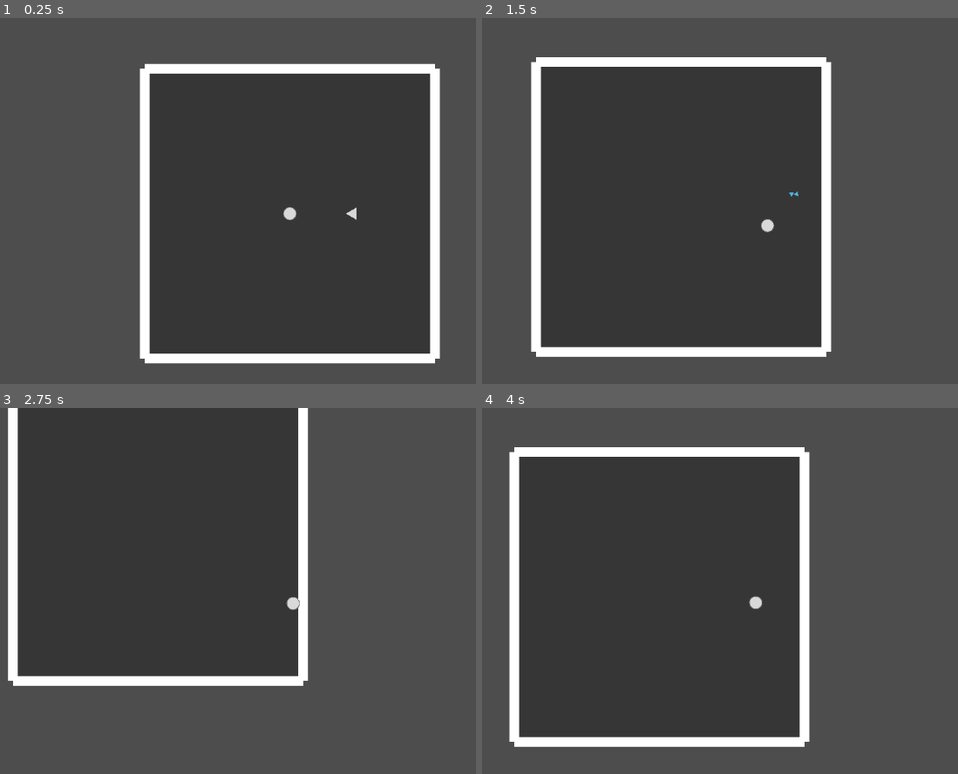
Above: before the commit, frames 1-4 (two rows, left to right).
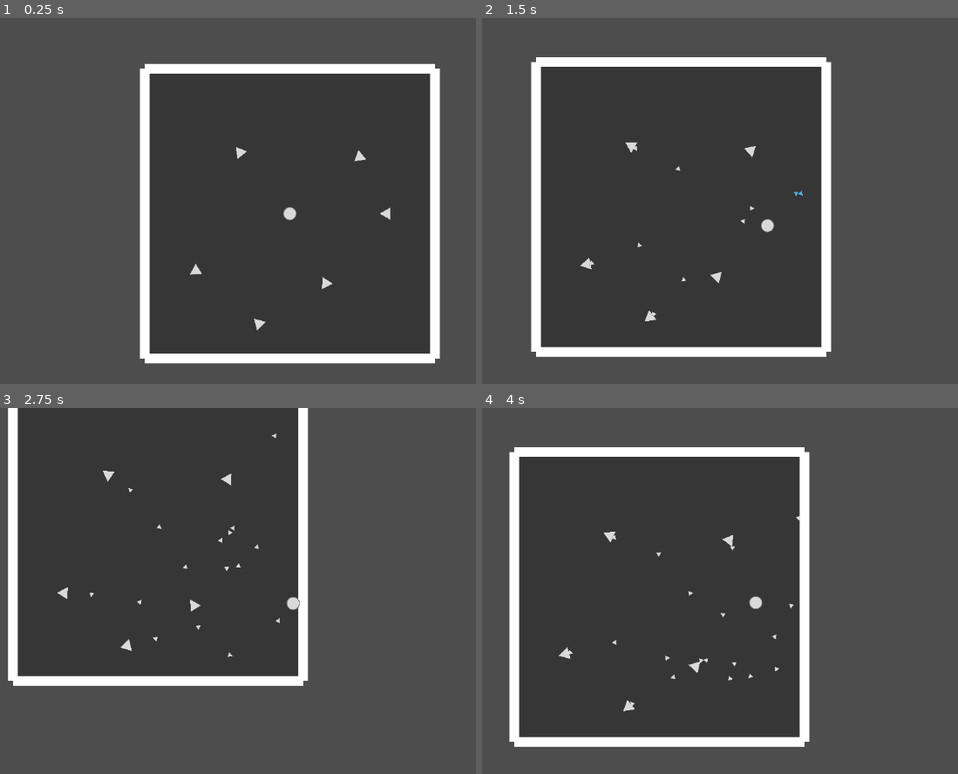
Above: after the commit, the same moments.

Repository: doanryderrhythm/thesis-1-vng-game
Game: Godot game, scene res://scenes/test/player_test_0.tscn
The game is run twice, just before and just after one commit, with the same random seed, the same clock (stepped at 60 frames per second) and the same inputs.
Inputs (mouse positions are in pixels of both pictures, inside the frame that each line leads up to):
- Up to frame 1 (0.25 s): no input
- Up to frame 2 (1.5 s): tap Enter at 0.5 s; move the mouse to (924, 193) at 0.52 s; hold Right (right) 0.53-1.28 s; tap Space (dash) at 0.6, 1.35 s; click (924, 193) at 0.67 s; move the mouse to (634, 233) at 1.27 s; hold Down (down) from 1.28 s (still down)
- Up to frame 3 (2.75 s): move the mouse to (361, 517) at 2.02 s; release Down (down) at 2.03 s; hold Right (right) from 2.03 s (still down); tap Space (dash) at 2.1 s
- Up to frame 4 (4 s): move the mouse to (739, 682) at 2.77 s; release Right (right) at 2.78 s; hold Up (up) 2.78-3.53 s; tap Space (dash) at 2.85, 3.6 s; click (739, 682) at 2.92 s; move the mouse to (outside the picture) at 3.52 s; hold Left (left) from 3.53 s (still down)

The runs differ from the first frame. In frame 1, 0.3% of the frame differs, in the area x 39-83%, y 35-86%; in frame 2, 0.3%; in frame 3, 0.3%; in frame 4, 0.4%, in the area x 16-67%, y 29-83%.

Commit message:
Fix the logic so that no errors can be made, made a few bullet and enemy resources

Diff:
--- a/untitled-thesis-1-game/resources/bullets/bullet_triangle_1-1.tres
+++ b/untitled-thesis-1-game/resources/bullets/bullet_triangle_1-1.tres
@@ -6,7 +6,7 @@
 [resource]
 script = ExtResource("1_fq1na")
 texture = ExtResource("2_i8kl6")
-min_speed = 800.0
-max_speed = 900.0
+min_speed = 850.0
+max_speed = 950.0
 damage = 10.0
 metadata/_custom_type_script = "uid://f5tg3n012yi5"
--- /dev/null
+++ b/untitled-thesis-1-game/resources/bullets/bullet_triangle_1-2.tres
@@ -0,0 +1,12 @@
+[gd_resource type="Resource" script_class="BulletStats" format=3 uid="uid://p672y4n6imfd"]
+
+[ext_resource type="Script" uid="uid://f5tg3n012yi5" path="res://scripts/resources/resource_bullet.gd" id="1_id4e8"]
+[ext_resource type="Texture2D" uid="uid://dq7x6t8bo321a" path="res://sprites/bullets/bullet_triangle.png" id="2_te4ph"]
+
+[resource]
+script = ExtResource("1_id4e8")
+texture = ExtResource("2_te4ph")
+min_speed = 800.0
+max_speed = 900.0
+damage = 10.0
+metadata/_custom_type_script = "uid://f5tg3n012yi5"
--- a/untitled-thesis-1-game/scenes/enemies/static_enemy.tscn
+++ b/untitled-thesis-1-game/scenes/enemies/base_enemy.tscn
@@ -2,8 +2,7 @@
 
 [ext_resource type="Script" uid="uid://fxnhc4smsj41" path="res://scripts/enemies/base_enemy.gd" id="1_gbcqu"]
 [ext_resource type="Texture2D" uid="uid://6q5bje7ylale" path="res://sprites/enemies/enemy_triangle_1-1.png" id="2_hsw27"]
-[ext_resource type="Resource" uid="uid://n0iycdu7o335" path="res://resources/bullets/bullet_triangle_1-1.tres" id="2_rfjyv"]
-[ext_resource type="PackedScene" uid="uid://ccs1cb8eeq3sc" path="res://scenes/bullets/base_bullet.tscn" id="3_7oa8i"]
+[ext_resource type="PackedScene" uid="uid://ccs1cb8eeq3sc" path="res://scenes/bullets/base_bullet.tscn" id="2_ylyo2"]
 [ext_resource type="Script" uid="uid://2jniw3exf4mu" path="res://scripts/area_2d/hit_area_2d.gd" id="3_hsw27"]
 [ext_resource type="Script" uid="uid://crv1isw4q5df" path="res://scripts/area_2d/hurt_area_2d.gd" id="4_5dnuu"]
 
@@ -16,13 +15,10 @@
 [sub_resource type="CircleShape2D" id="CircleShape2D_7oa8i"]
 radius = 55.326305
 
-[node name="StaticEnemy" type="CharacterBody2D" unique_id=957259601 node_paths=PackedStringArray("shoot_markers")]
+[node name="BaseEnemy" type="CharacterBody2D" unique_id=957259601]
 collision_layer = 0
 script = ExtResource("1_gbcqu")
-shoot_markers = [NodePath("ShootingMarker")]
-bullet_stats = ExtResource("2_rfjyv")
-bullet_scene = ExtResource("3_7oa8i")
-shoot_delay = 0.05
+bullet_scene = ExtResource("2_ylyo2")
 health = 100.0
 metadata/_custom_type_script = "uid://cfoxu5f2arqna"
 
--- /dev/null
+++ b/untitled-thesis-1-game/scenes/enemies/triangle/triangle_enemy_1-1.tscn
@@ -0,0 +1,9 @@
+[gd_scene format=3 uid="uid://b5dex5jq2h8p"]
+
+[ext_resource type="PackedScene" uid="uid://dulybgj2h3l03" path="res://scenes/enemies/base_enemy.tscn" id="1_vjhit"]
+[ext_resource type="Resource" uid="uid://n0iycdu7o335" path="res://resources/bullets/bullet_triangle_1-1.tres" id="2_3lypp"]
+
+[node name="TriangleEnemy1-1" unique_id=957259601 node_paths=PackedStringArray("shoot_markers") instance=ExtResource("1_vjhit")]
+shoot_markers = [NodePath("ShootingMarker")]
+bullet_stats = ExtResource("2_3lypp")
+shoot_delay = 1.0
--- /dev/null
+++ b/untitled-thesis-1-game/scenes/enemies/triangle/triangle_enemy_1-2.tscn
@@ -0,0 +1,17 @@
+[gd_scene format=3 uid="uid://bibrjcwhh3fup"]
+
+[ext_resource type="PackedScene" uid="uid://dulybgj2h3l03" path="res://scenes/enemies/base_enemy.tscn" id="1_r5744"]
+[ext_resource type="Resource" uid="uid://p672y4n6imfd" path="res://resources/bullets/bullet_triangle_1-2.tres" id="2_3xdlo"]
+[ext_resource type="Texture2D" uid="uid://dlenyi8r1qyh4" path="res://sprites/enemies/enemy_triangle_1-2.png" id="3_nlkx3"]
+
+[node name="TriangleEnemy1-2" unique_id=957259601 node_paths=PackedStringArray("shoot_markers") instance=ExtResource("1_r5744")]
+shoot_markers = [NodePath("ShootingMarker")]
+bullet_stats = ExtResource("2_3xdlo")
+shoot_delay = 0.5
+
+[node name="Sprite2D" parent="." index="0" unique_id=1177427738]
+rotation = -1.5707964
+texture = ExtResource("3_nlkx3")
+
+[node name="ShootingMarker" parent="." index="4" unique_id=225315]
+position = Vector2(39, 0)
--- a/untitled-thesis-1-game/scenes/test/player_test_0.tscn
+++ b/untitled-thesis-1-game/scenes/test/player_test_0.tscn
@@ -2,15 +2,30 @@
 
 [ext_resource type="PackedScene" uid="uid://csy031tuegoeb" path="res://scenes/rooms/base_room.tscn" id="1_7o7u2"]
 [ext_resource type="PackedScene" uid="uid://bmne7bel88n5p" path="res://scenes/player/player.tscn" id="1_vwf23"]
-[ext_resource type="PackedScene" uid="uid://dulybgj2h3l03" path="res://scenes/enemies/static_enemy.tscn" id="2_q56r2"]
+[ext_resource type="PackedScene" uid="uid://b5dex5jq2h8p" path="res://scenes/enemies/triangle/triangle_enemy_1-1.tscn" id="2_q56r2"]
+[ext_resource type="PackedScene" uid="uid://bibrjcwhh3fup" path="res://scenes/enemies/triangle/triangle_enemy_1-2.tscn" id="3_gbh86"]
 
 [node name="PlayerTest0" type="Node2D" unique_id=1295586615]
 
 [node name="BaseRoom" parent="." unique_id=1792470563 instance=ExtResource("1_7o7u2")]
 
-[node name="StaticEnemy" parent="." unique_id=957259601 instance=ExtResource("2_q56r2")]
-position = Vector2(521, 0)
-shoot_delay = 1.0
+[node name="TriangleEnemy1-1" parent="." unique_id=957259601 instance=ExtResource("2_q56r2")]
+position = Vector2(801, 0)
+
+[node name="TriangleEnemy1-4" parent="." unique_id=1581021526 instance=ExtResource("2_q56r2")]
+position = Vector2(297, 577)
+
+[node name="TriangleEnemy1-6" parent="." unique_id=2073819647 instance=ExtResource("2_q56r2")]
+position = Vector2(577, -469)
+
+[node name="TriangleEnemy1-2" parent="." unique_id=1592625924 instance=ExtResource("3_gbh86")]
+position = Vector2(-777, 473)
+
+[node name="TriangleEnemy1-5" parent="." unique_id=79221358 instance=ExtResource("3_gbh86")]
+position = Vector2(-256, 911)
+
+[node name="TriangleEnemy1-3" parent="." unique_id=1869925247 instance=ExtResource("3_gbh86")]
+position = Vector2(-411, -507)
 
 [node name="Player" parent="." unique_id=556700346 instance=ExtResource("1_vwf23")]
 
--- a/untitled-thesis-1-game/scripts/area_2d/hurt_area_2d.gd
+++ b/untitled-thesis-1-game/scripts/area_2d/hurt_area_2d.gd
@@ -17,5 +17,6 @@
 		if temp is BaseCharacter:
 			break
 	temp.hurt(area)
-	area.get_parent().queue_free()
+	if area.get_parent() is BaseBullet:
+		area.get_parent().queue_free()
 	pass
--- a/untitled-thesis-1-game/scripts/player/player.gd
+++ b/untitled-thesis-1-game/scripts/player/player.gd
@@ -43,6 +43,7 @@
 	pass
 
 func _process(_delta: float) -> void:
+	print(hit_collision)
 	state_check()
 
 	var mouse_pos = get_global_mouse_position()
